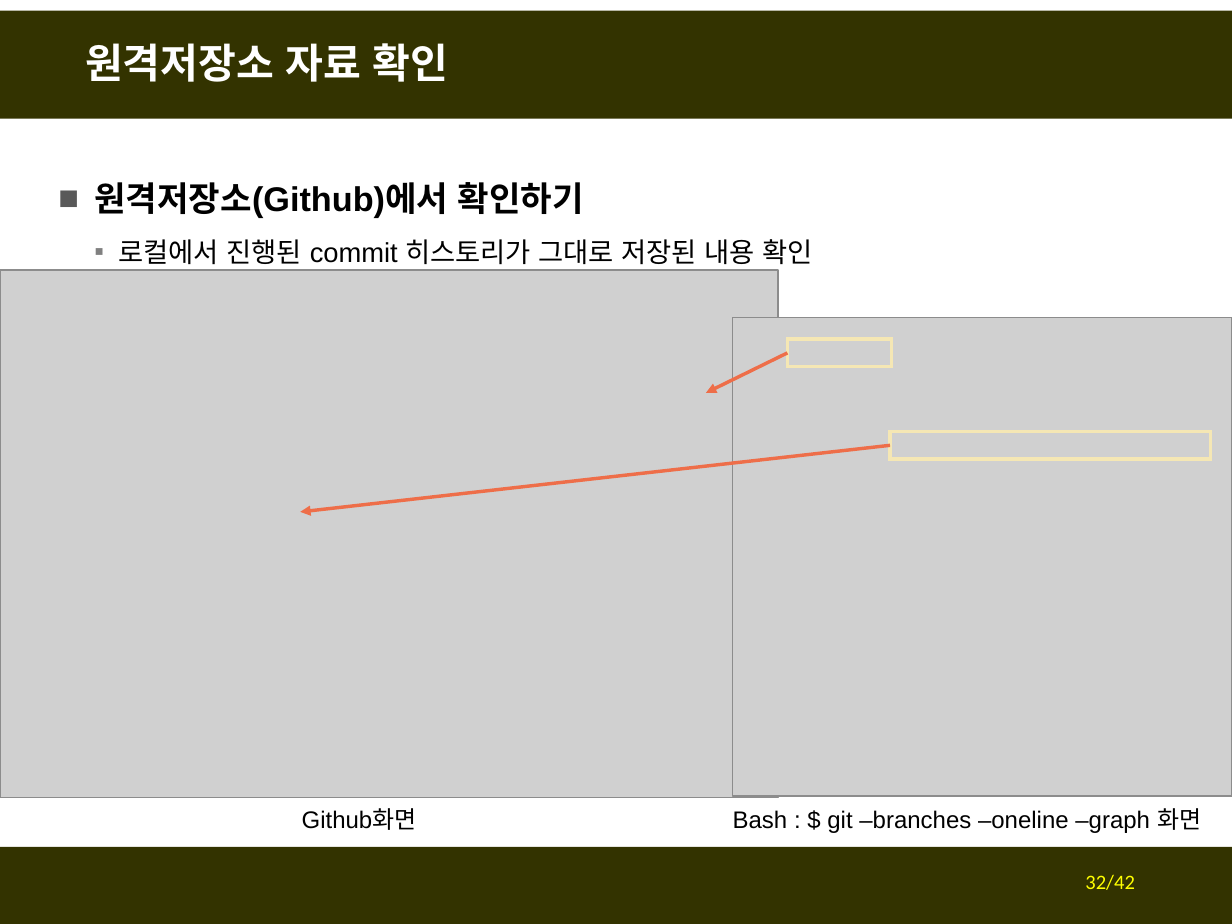
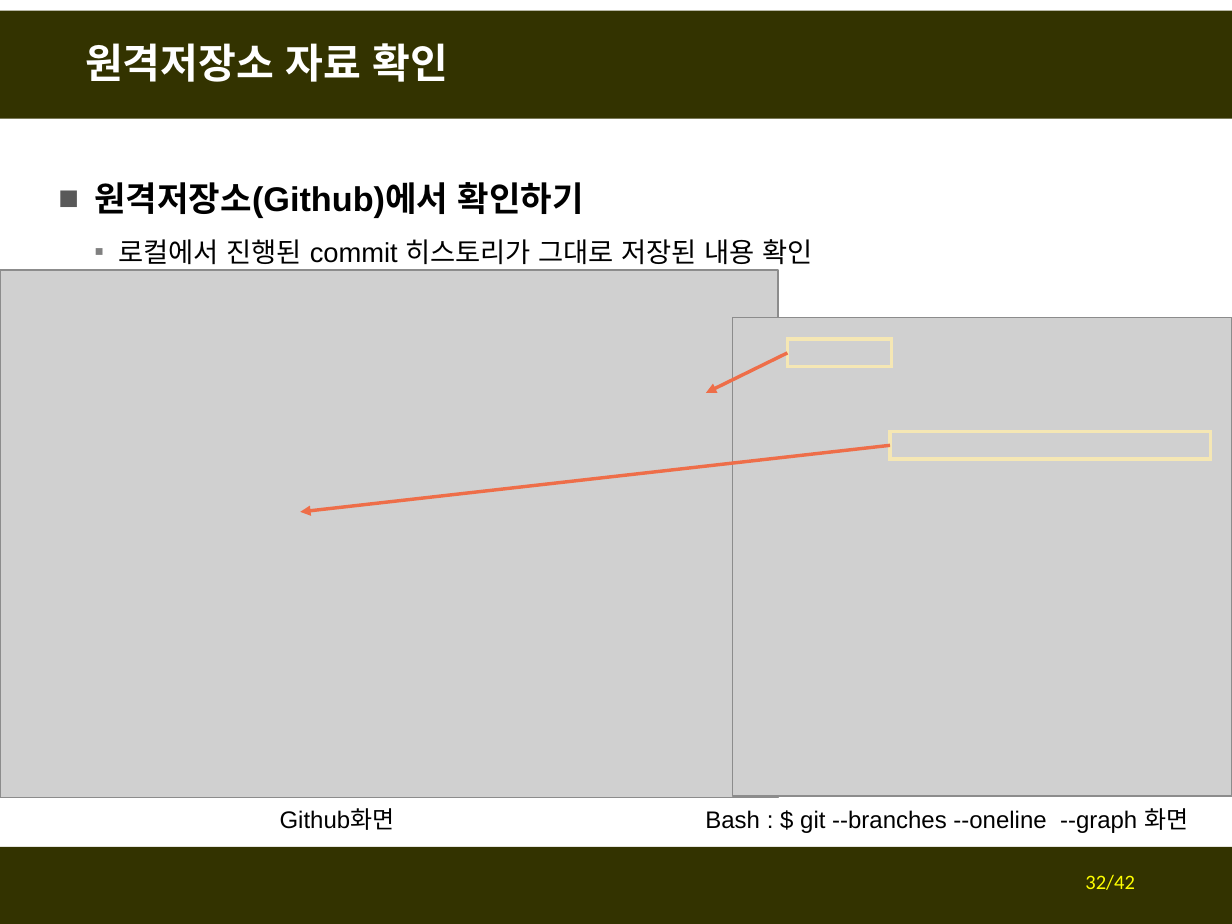
Before and after one commit to fasthill/github-lecture, a slide deck: slide 32 of git및github첫걸음2-원격저장소만들기.pptx. Drawn at 1232x924 pixels with LibreOffice and Linux fonts; fonts in the diff are those of the drawing; grey boxes stand for pictures. Boxes give left, top, right and bottom in pixels: in the first picture for what was removed or moved away, otherwise in the second. Text is boxed around its words. In the diff, an @@ line names an element or a change of style, - is before the commit and + after.

```diff
--- a/git및github첫걸음2-원격저장소만들기.pptx
+++ b/git및github첫걸음2-원격저장소만들기.pptx
@@ text "Github화면": place and size @@
-text "Github화면" at <box>302,809,417,830</box>
+text "Github화면" at <box>280,809,395,830</box>
@@ text at <box>705,808,1189,833</box>: text changed @@
-Bash : $ git –branches –oneline –graph 화면
+Bash : $ git --branches --oneline --graph 화면
```
Also in this commit, not shown: 12 other slides changed.
